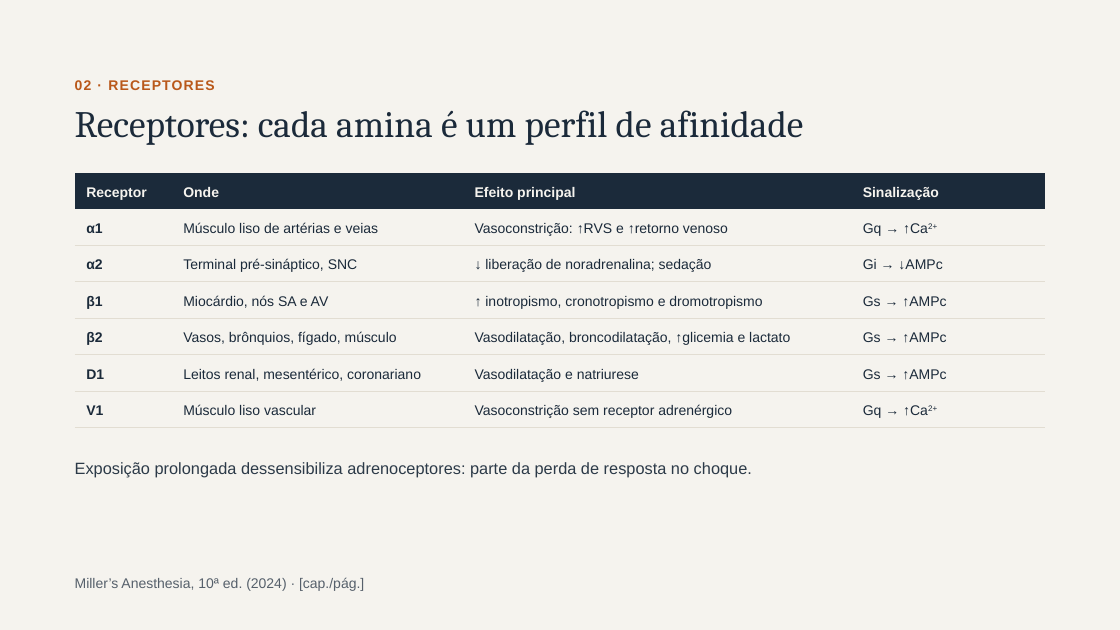
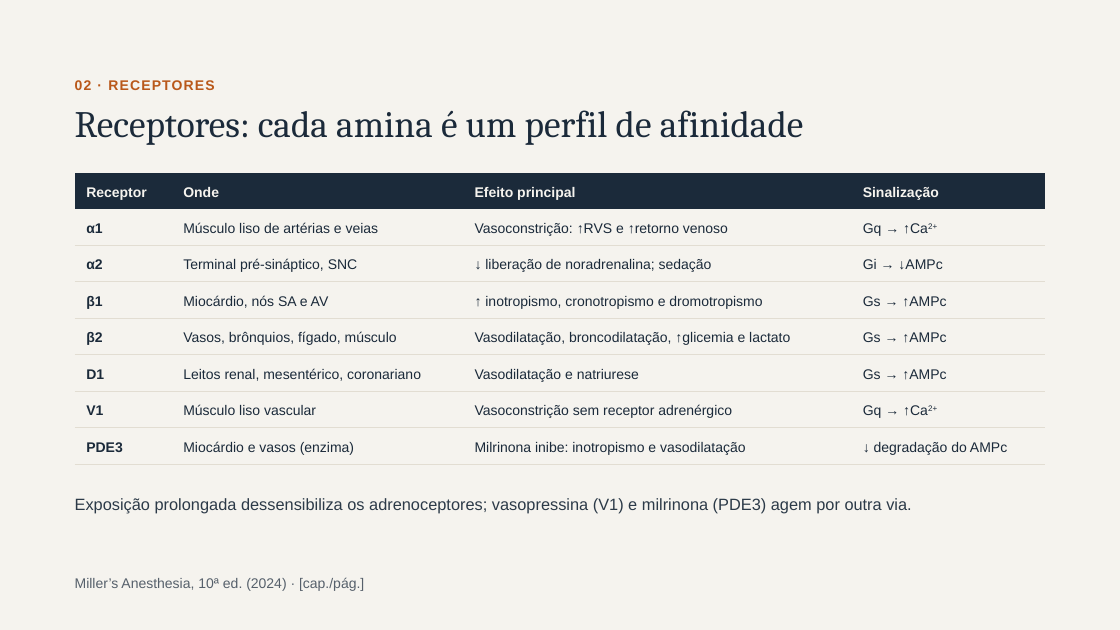
Before and after one commit to brunomoraesdubois-bit/Bruno, a slide deck: slide 3 of apresentacao/Aminas_Vasoativas.pptx. Drawn at 1120x630 pixels with LibreOffice and Linux fonts; fonts in the diff are those of the drawing. Boxes give left, top, right and bottom in pixels: in the first picture for what was removed or moved away, otherwise in the second. Text is boxed around its words. In the diff, an @@ line names an element or a change of style, - is before the commit and + after.

```diff
--- a/apresentacao/Aminas_Vasoativas.pptx
+++ b/apresentacao/Aminas_Vasoativas.pptx
@@ table at box(75, 173, 1046, 459) @@
+row 8: PDE3 | Miocárdio e vasos (enzima) | Milrinona inibe: inotropismo e vasodilatação | ↓ degradação do AMPc
@@ text at box(75, 498, 911, 514): text changed @@
-Exposição prolongada dessensibiliza adrenoceptores: parte da perda de resposta no choque.
+Exposição prolongada dessensibiliza os adrenoceptores; vasopressina (V1) e milrinona (PDE3) agem por outra via.
```
Also in this commit, not shown: 13 other slides changed, 3 slides added, 3 slides removed, 22 other files.
